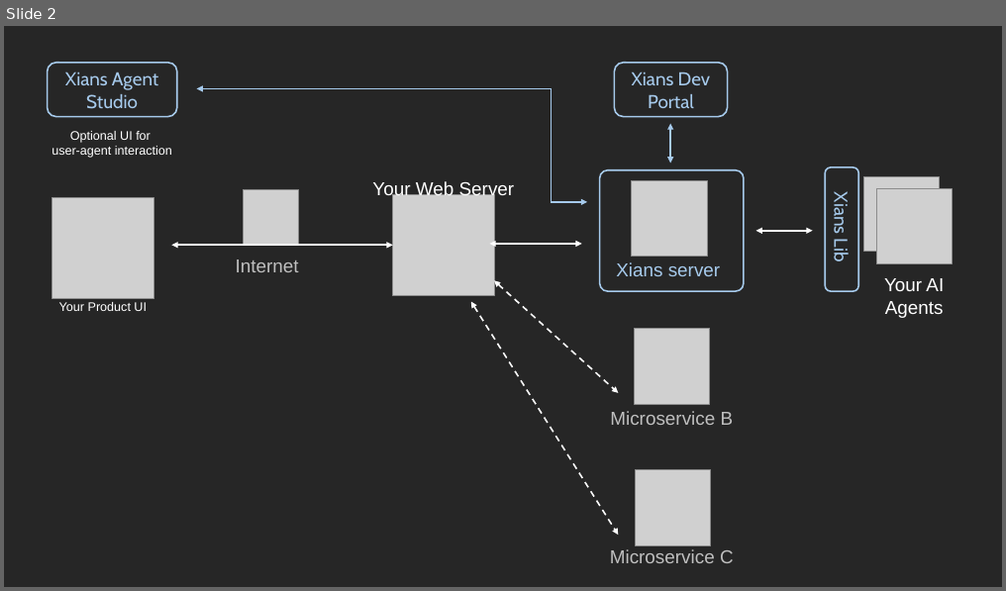
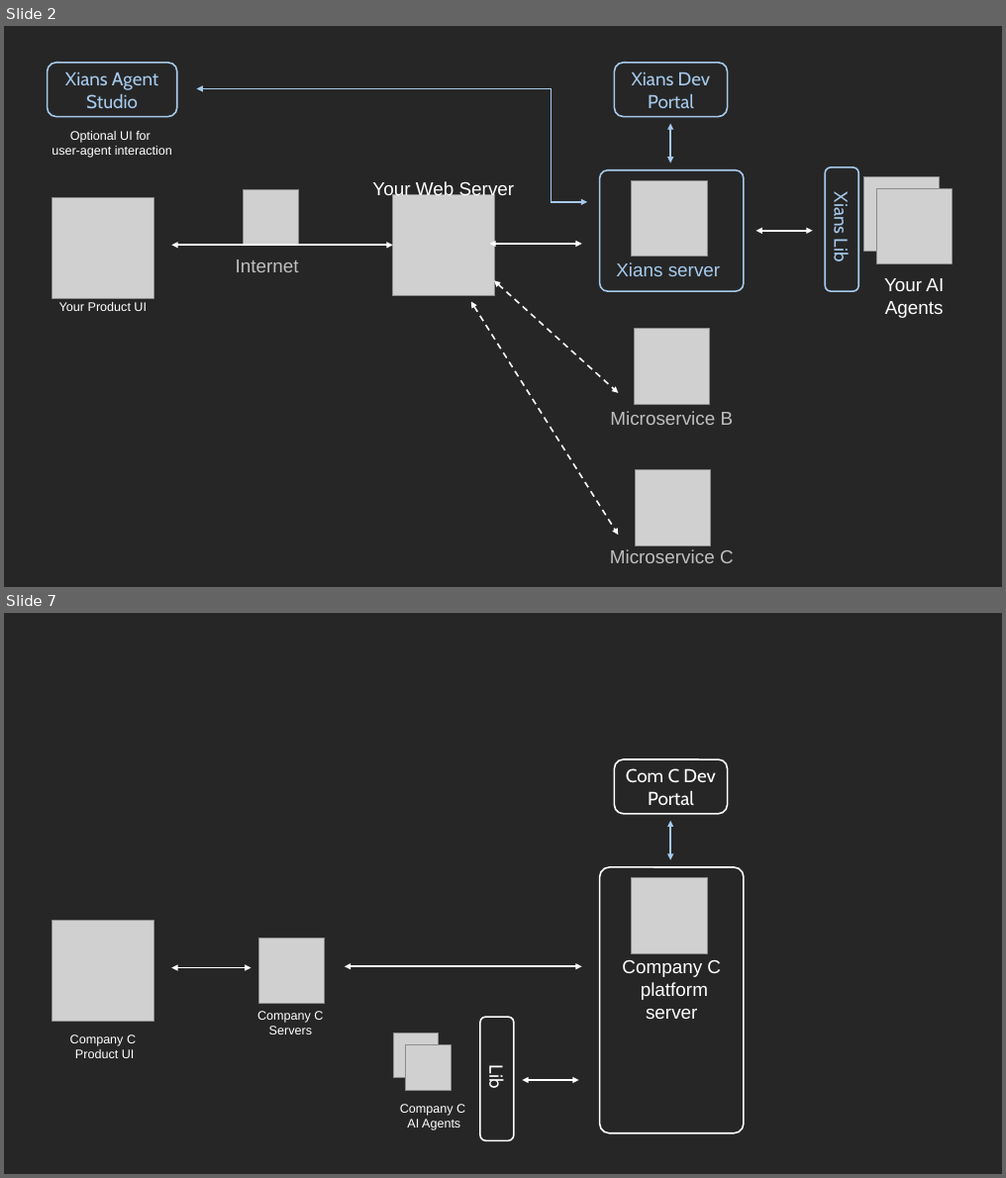
Before and after one commit to XiansAiPlatform/XiansAi.Docs, a slide deck: assets/illustrations.pptx. Shown one above the other, each under a label of ours: slide 2 before the commit, slides 2 and 7 after it; the slides between them are not shown. The pictures are 1006x591 and 1006x1178 pixels, drawn with LibreOffice and Linux fonts; fonts in the diff are those of the drawing; grey boxes stand for pictures. Boxes give left, top, right and bottom in pixels: in the first picture for what was removed or moved away, otherwise in the second. Text is boxed around its words. In the diff, an @@ line names an element or a change of style, - is before the commit and + after.

```diff
--- a/assets/illustrations.pptx
+++ b/assets/illustrations.pptx
@@ slide 7 added at box(4, 613, 1002, 1174), background #262626 @@
@@ rounded rectangle added at box(614, 760, 727, 814), outline #FFFFFF 1.5 pt, 18 pt, text #FFFFFF @@
+Com C Dev Portal
@@ double arrow added from (671, 820) to (671, 861), #A6CAEC 1.5 pt @@
@@ rounded rectangle added at box(600, 867, 744, 1134), outline #FFFFFF 1.5 pt @@
@@ picture added at box(632, 878, 707, 954) @@
@@ picture added at box(53, 921, 153, 1022) @@
@@ picture added at box(259, 939, 325, 1004) @@
@@ double arrow added from (171, 967) to (252, 967), #FFFFFF 1.5 pt @@
@@ double arrow added from (345, 967) to (582, 967), #FFFFFF 1.5 pt @@
@@ text added at box(622, 960, 721, 1019), 18 pt, text #FFFFFF @@
+Company C
+platform server
@@ text added at box(257, 1011, 323, 1035), 12 pt, text #FFFFFF @@
+Company C
+Servers
@@ rounded rectangle added at box(480, 1017, 514, 1141), outline #FFFFFF 1.5 pt, 18 pt, text #FFFFFF @@
+Lib
@@ text added at box(70, 1035, 136, 1059), 12 pt, text #FFFFFF @@
+Company C
+Product UI
@@ picture added at box(393, 1033, 439, 1078) @@
@@ picture added at box(406, 1046, 450, 1090) @@
@@ double arrow added from (522, 1080) to (579, 1080), #FFFFFF 1.5 pt @@
@@ text added at box(400, 1104, 465, 1131), 12 pt, text #FFFFFF @@
+Company C
+AI Agents
```
Also in this commit, not shown: 2 slides changed, 3 other slides added, 42 other files.
